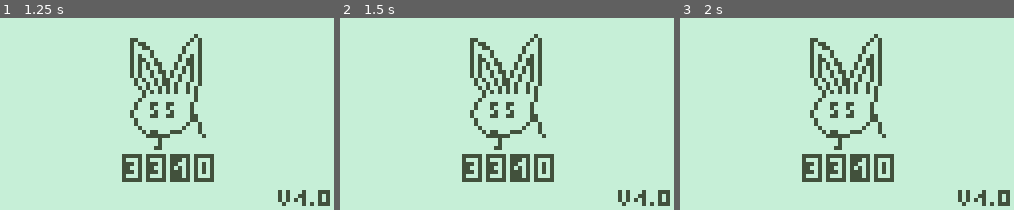
Above: before the commit, frames 1-3 (left to right).
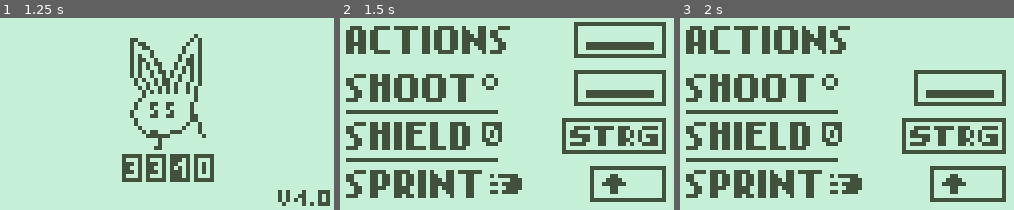
Above: after the commit, the same moments.

Repository: Streamfire/Nokia3310-DeathIsGood
Game: Godot game, scene res://internal/Scenes/Start.tscn
Two runs of this game, one before a commit and one after it. Both use one fixed random seed, a clock stepped at 60 frames per second and the inputs below. Before the commit the project starts from res://internal/Scenes/Startup.tscn.
Inputs:
- Up to frame 1 (1.25 s): tap Enter at 0.5 s; hold D (move_right) from 0.53 s (still down); hold Down (aim_down) from 0.53 s (still down)
- Up to frame 2 (1.5 s): tap Escape (restart) at 1.25 s; release D (move_right) at 1.28 s; release Down (aim_down) at 1.28 s; hold S (move_down) from 1.28 s (still down); tap Left (aim_left) at 1.35 s
- Up to frame 3 (2 s): keep holding S (move_down)

Frame 1 is identical in both runs. In frame 2, 31% of the frame differs, in the area x 1-99%, y 2-98%; in frame 3, 28%.

Commit message:
fixes

Diff:
--- a/internal/Scenes/DungeonE3.tscn
+++ b/internal/Scenes/DungeonE3.tscn
@@ -20,10 +20,6 @@
 	pass # Replace with function body.
 
 
-# Called every frame. 'delta' is the elapsed time since the previous frame.
-#func _process(delta):
-#	pass
-
 
 func _on_StaticBody2D_area_entered(area):
 	get_tree().change_scene(\"res://internal/Scenes/BossRoom.tscn\")
--- a/internal/Scenes/Player.tscn
+++ b/internal/Scenes/Player.tscn
@@ -72,9 +72,10 @@
 
 	if Input.is_action_just_pressed(\"dash\"):
 		if(sprint_lock):
+			$PlayerAnimator.playback_speed = 4
+		else:
 			$PlayerAnimator.playback_speed = 8
-		else:
-			$PlayerAnimator.playback_speed = 4
+			shieldLeft=0.0;
 		sprint_lock= !sprint_lock
 
 
--- a/internal/Scenes/Start.tscn
+++ b/internal/Scenes/Start.tscn
@@ -14,7 +14,6 @@
 # Called when the node enters the scene tree for the first time.
 func _ready():
 	AudioBus.play_effect(\"res://Assets/Sounds/startup.wav\")
-	$AnimationPlayer.play(\"idle\")
 	pass # Replace with function body.
 
 
--- a/internal/Scenes/Startup.tscn
+++ b/internal/Scenes/Startup.tscn
@@ -1,9 +1,7 @@
-[gd_scene load_steps=7 format=2]
+[gd_scene load_steps=5 format=2]
 
 [ext_resource path="res://Assets/Graphics/Splash/controls1.png" type="Texture" id=1]
-[ext_resource path="res://Assets/Graphics/light.png" type="Texture" id=2]
 [ext_resource path="res://Assets/Graphics/Splash/controls2.png" type="Texture" id=3]
-[ext_resource path="res://Assets/Graphics/Splash/startup.png" type="Texture" id=4]
 
 [sub_resource type="GDScript" id=1]
 script/source = "extends Node2D
@@ -12,7 +10,7 @@
 # Declare member variables here. Examples:
 # var a = 2
 # var b = \"text\"
-var state:int=0
+var state:int=1
 
 # Called when the node enters the scene tree for the first time.
 func _ready():
@@ -26,11 +24,6 @@
 	if Input.is_action_just_pressed(\"shoot\") or Input.is_action_just_pressed(\"dash\") or Input.is_action_just_pressed(\"use_item\"):
 		AudioBus.play_effect(\"res://Assets/Sounds/confirmed.wav\")
 		match state:
-			0:
-				$startup.hide()
-				$Controls.show()
-				$Controls2.hide()
-				state+=1
 			1:
 				$Controls.hide()
 				$Controls2.show()
@@ -74,11 +67,6 @@
 [node name="Startup" type="Node2D"]
 script = SubResource( 1 )
 
-[node name="background" type="Sprite" parent="."]
-position = Vector2( 41, 24.5 )
-scale = Vector2( 2.25, 1.0625 )
-texture = ExtResource( 2 )
-
 [node name="Controls" type="Sprite" parent="."]
 texture = ExtResource( 3 )
 centered = false
@@ -93,7 +81,3 @@
 [node name="AnimationPlayer" type="AnimationPlayer" parent="."]
 playback_speed = 1.5
 anims/idle = SubResource( 2 )
-
-[node name="startup" type="Sprite" parent="."]
-texture = ExtResource( 4 )
-centered = false
--- a/project.godot
+++ b/project.godot
@@ -21,7 +21,7 @@
 [application]
 
 config/name="Nokia3310-DeathIsGood"
-run/main_scene="res://internal/Scenes/Startup.tscn"
+run/main_scene="res://internal/Scenes/Start.tscn"
 config/icon="res://icon.png"
 
 [autoload]
